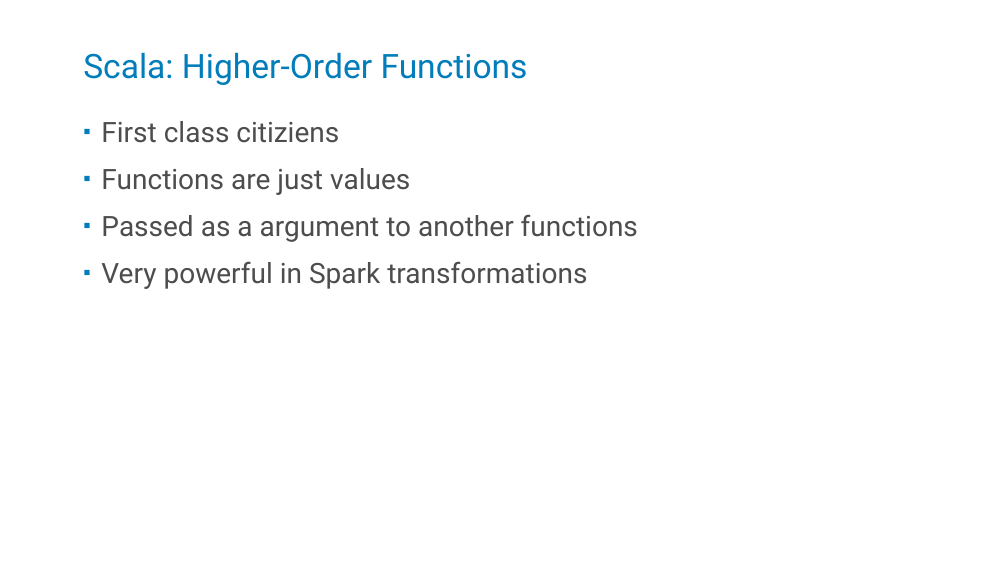
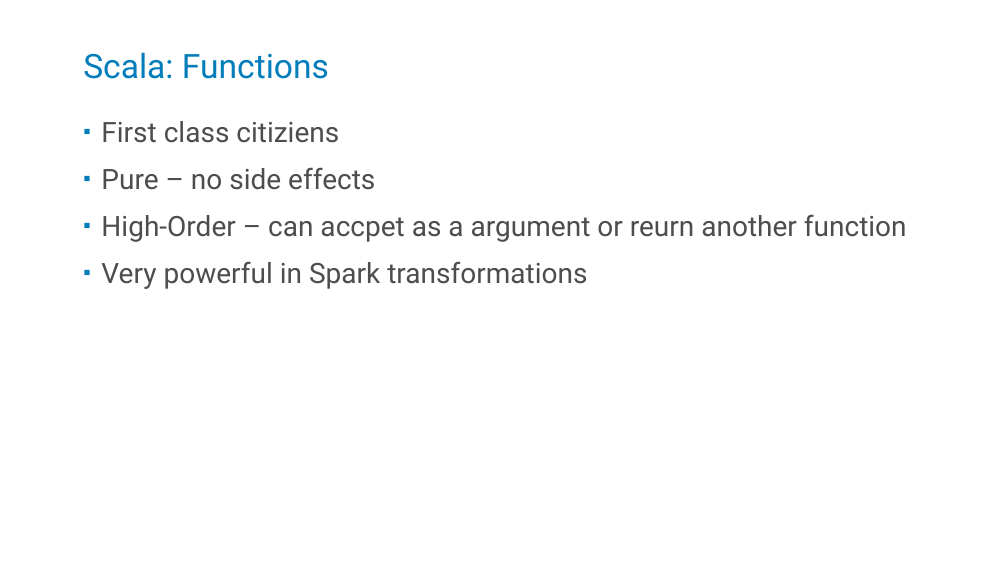
Before and after one commit to kstanaszek/SparkAndScalaInTandem, a slide deck: slide 17 of src/main/resources/slides.pptx. Drawn at 1008x567 pixels with LibreOffice and Linux fonts; fonts in the diff are those of the drawing. Boxes give left, top, right and bottom in pixels: in the first picture for what was removed or moved away, otherwise in the second. Text is boxed around its words. In the diff, an @@ line names an element or a change of style, - is before the commit and + after.

```diff
--- a/src/main/resources/slides.pptx
+++ b/src/main/resources/slides.pptx
@@ title at [83, 52, 329, 79]: text changed @@
-Scala: Higher-Order Functions
+Scala: Functions
@@ text at [101, 167, 907, 242]: text changed @@
-▪ Functions are just values
-▪ Passed as a argument to another functions
+▪ Pure – no side effects
+▪ High-Order – can accpet as a argument or reurn another function
```
Also in this commit, not shown: 4 other slides changed, 1 slide added.
